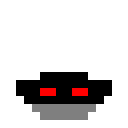
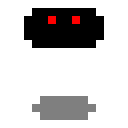
Layered file, before and after one edit (128x128). Changes by layer:
hid "frame 1 copy 8" over (16, 72, 112, 104)
showed "frame 1 copy 4" over (24, 8, 104, 48)
